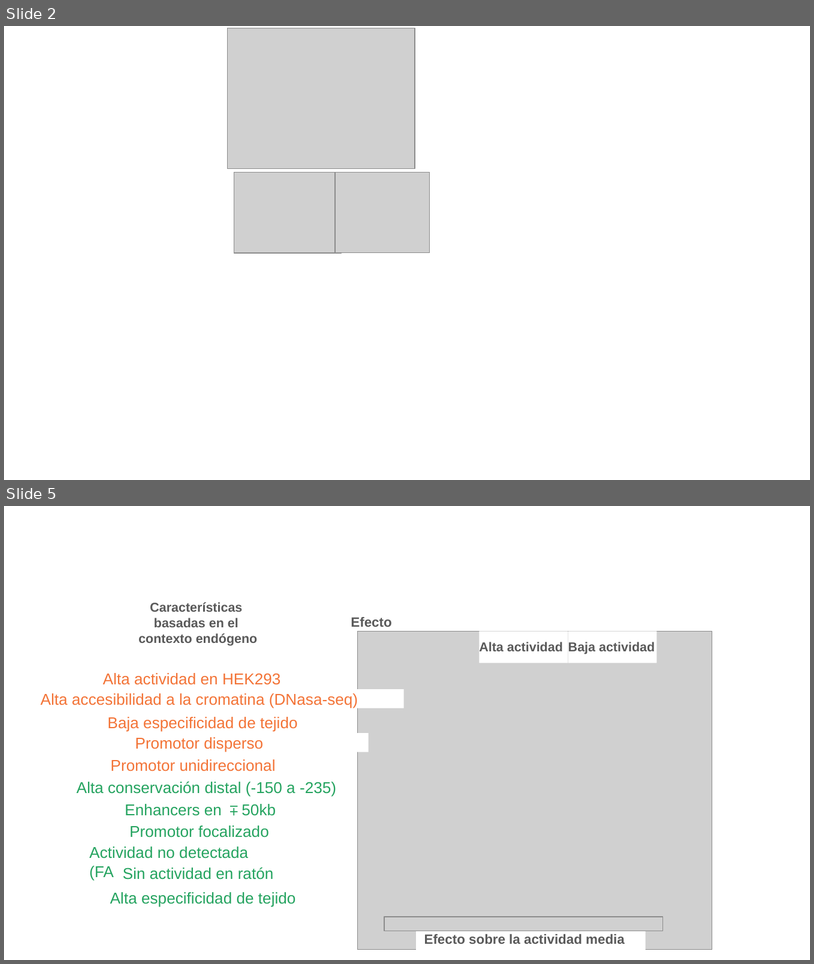
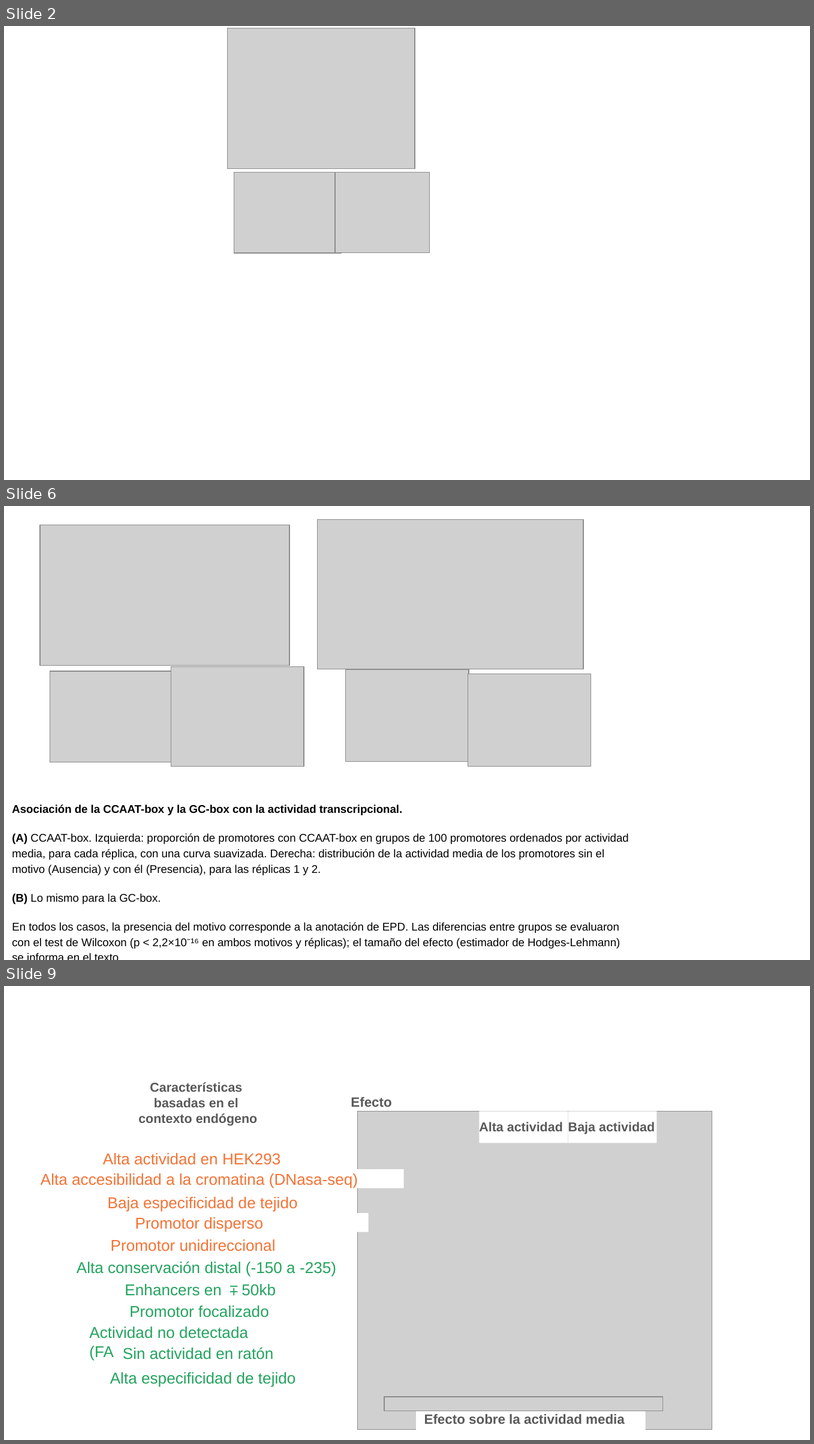
Before and after one commit to martin-iungman/TesisDoc, a slide deck: docs/Fig R2.pptx. Shown one above the other, each under a label of ours: slides 2 and 5 before the commit, slides 2, 6 and 9 after it; the slides between them are not shown. The pictures are 814x964 and 814x1444 pixels, drawn with LibreOffice and Linux fonts; fonts in the diff are those of the drawing; grey boxes stand for pictures. Boxes give left, top, right and bottom in pixels: in the first picture for what was removed or moved away, otherwise in the second. Text is boxed around its words. In the diff, an @@ line names an element or a change of style, - is before the commit and + after.

```diff
--- a/docs/Fig R2.pptx
+++ b/docs/Fig R2.pptx
@@ slide 6 added at (x1=4, y1=506, x2=810, y2=960), background #FFFFFF @@
@@ picture added at (x1=318, y1=520, x2=584, y2=670) @@
@@ picture added at (x1=40, y1=525, x2=290, y2=665) @@
@@ picture added at (x1=171, y1=666, x2=304, y2=766) @@
@@ picture added at (x1=50, y1=672, x2=171, y2=762) @@
@@ picture added at (x1=346, y1=669, x2=469, y2=762) @@
@@ picture added at (x1=468, y1=674, x2=591, y2=766) @@
@@ text added at (x1=12, y1=804, x2=629, y2=948), 10 pt, text #000000 @@
+Asociación de la CCAAT-box y la GC-box con la actividad transcripcional.
+(A) CCAAT-box. Izquierda: proporción de promotores con CCAAT-box en grupos de 100 promotores ordenados por actividad media, para cada réplica, con una curva suavizada. Derecha: distribución de la actividad media de los promotores sin el motivo (Ausencia) y con él (Presencia), para las réplicas 1 y 2.
+(B) Lo mismo para la GC-box.
+En todos los casos, la presencia del motivo corresponde a la anotación de EPD. Las diferencias entre grupos se evaluaron con el test de Wilcoxon (p < 2,2×10⁻¹⁶ en ambos motivos y réplicas); el tamaño del efecto (estimador de Hodges-Lehmann) se informa en el texto.
@@ what was slide 5 is now slide 9 @@
```
Also in this commit, not shown: 1 slide changed, 5 other slides added, 3 slides removed, 3 other files.
